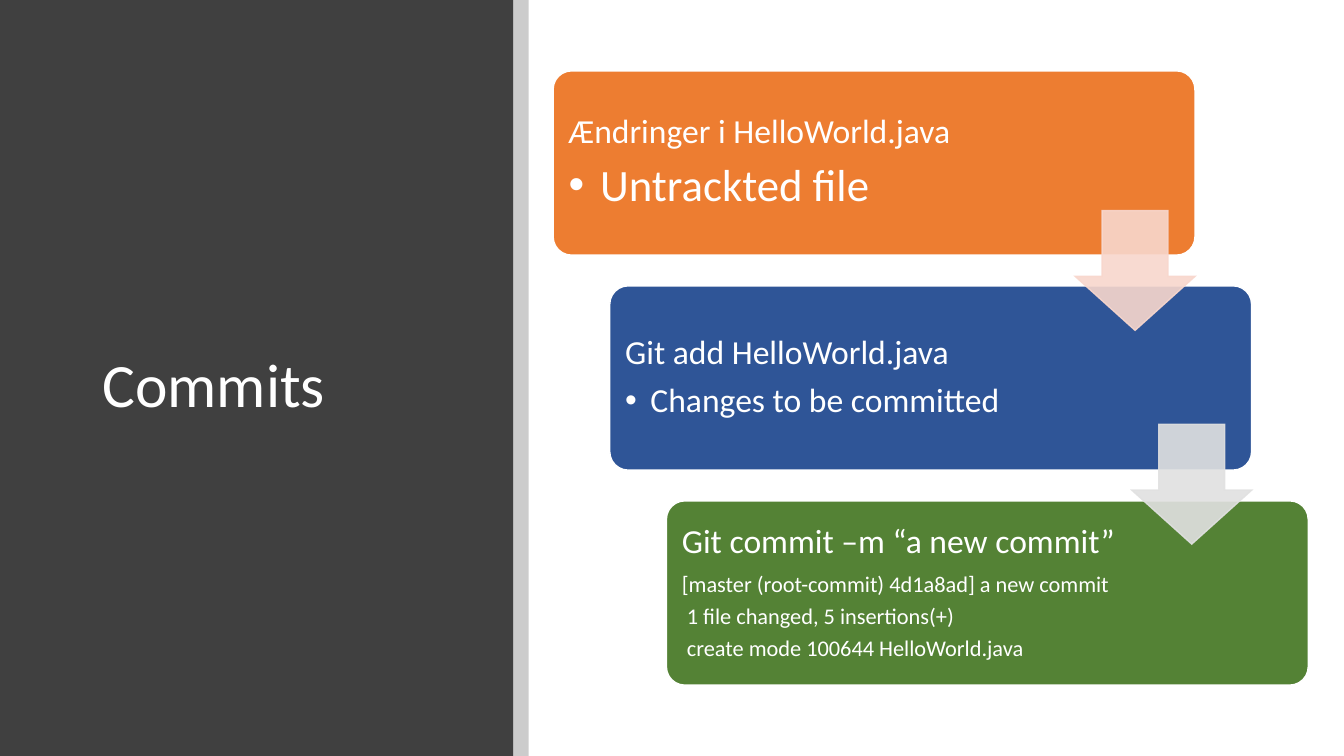
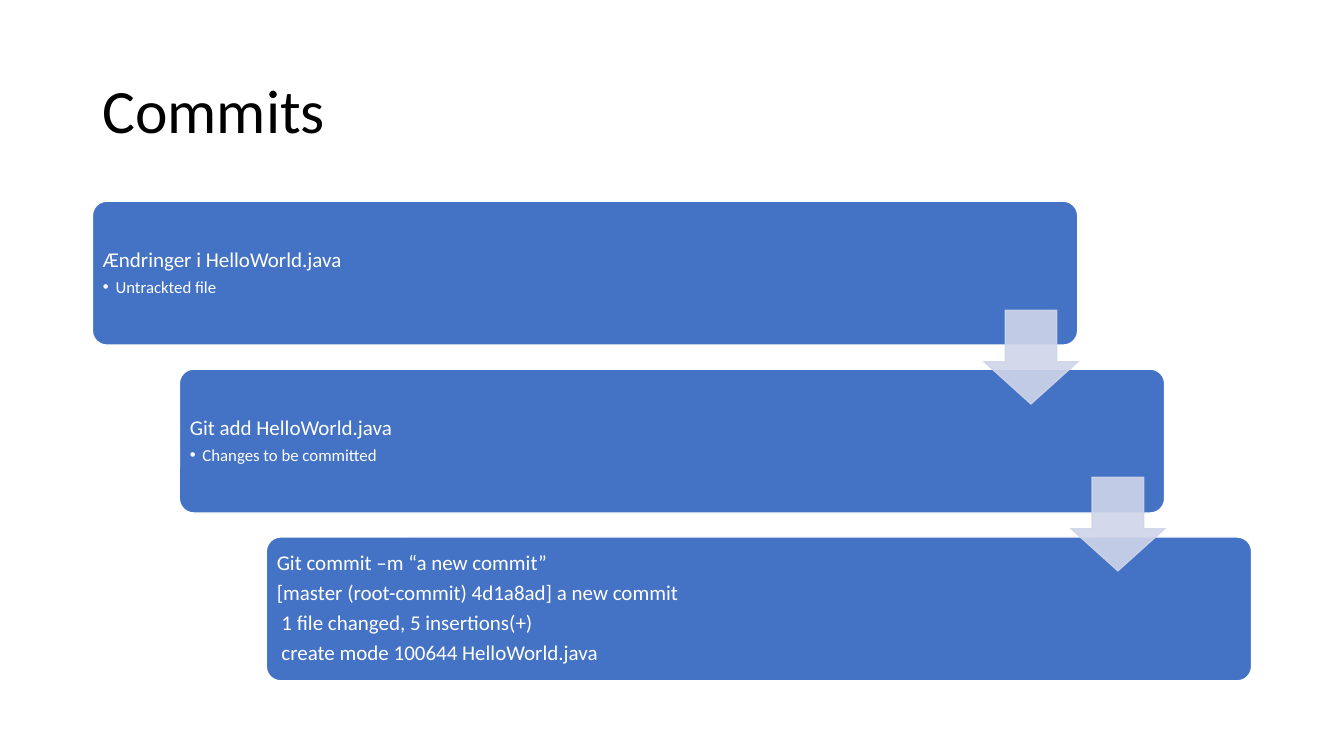
Before and after one commit to Paepke-cph/Git-Workshop, a slide deck: slide 3 of Docs/Versionsstyring.pptx. Drawn at 1344x756 pixels with LibreOffice and Linux fonts; fonts in the diff are those of the drawing. Boxes give left, top, right and bottom in pixels: in the first picture for what was removed or moved away, otherwise in the second. Text is boxed around its words. In the diff, an @@ line names an element or a change of style, - is before the commit and + after.

```diff
--- a/Docs/Versionsstyring.pptx
+++ b/Docs/Versionsstyring.pptx
@@ rectangle removed at <box>0,0,513,756</box> @@
@@ rectangle removed at <box>513,0,529,756</box> @@
@@ title "Commits": place and size @@
-title "Commits" at <box>102,364,324,408</box>
+title "Commits" at <box>102,90,324,134</box>
@@ title "Commits" at <box>102,90,324,134</box>: text colour #FFFFFF to #000000 @@
@@ text "Ændringer i HelloWorld.java": place and size @@
-text "Ændringer i HelloWorld.java" at <box>569,119,950,202</box>
+text "Ændringer i HelloWorld.java" at <box>103,252,341,293</box>
@@ text "Ændringer i HelloWorld.java" at <box>103,252,341,293</box>: size 24 to 15 pt in "Ændringer i HelloWorld.java"; size 32 to 12 pt in "Untrackted file"; less space between paragraphs; indent changed @@
@@ group removed at <box>554,71,1309,686</box>: 3 rounded rectangles, 1 down arrow @@
@@ group added at <box>93,202,1252,682</box>: 3 rounded rectangles, 1 down arrow @@
@@ text "Git add HelloWorld.java": place and size @@
-text "Git add HelloWorld.java" at <box>625,340,999,418</box>
+text "Git add HelloWorld.java" at <box>190,420,391,464</box>
@@ text "Git add HelloWorld.java" at <box>190,420,391,464</box>: size 24 to 15 pt in "Git add HelloWorld.java"; size 24 to 12 pt in "Changes to be committed"; less space between paragraphs; indent changed @@
@@ down arrow: place and size @@
-down arrow at <box>1132,424,1252,544</box>
+down arrow at <box>1072,478,1166,572</box>
@@ down arrow at <box>1072,478,1166,572</box>: fill #E1E1E1 at 90% opacity to #CFD5EA at 90% opacity; outline #E1E1E1 1 pt to #CFD5EA 1 pt @@
@@ text "Git commit –m “a new ...": place and size @@
-text "Git commit –m “a new ..." at <box>682,529,1114,660</box>
+text "Git commit –m “a new ..." at <box>277,555,678,664</box>
@@ text "Git commit –m “a new ..." at <box>277,555,678,664</box>: size 24 to 15 pt in "Git commit –m “a new commit”"; size 16 to 15 pt in "[master (root-commit) 4d1a8ad] a new commit", "1 file changed, 5 insertions(+)", "create mode 100644 HelloWorld.java"; less space between paragraphs @@
```
Also in this commit, not shown: 1 other slide changed, 10 slides added, 4 other files.
